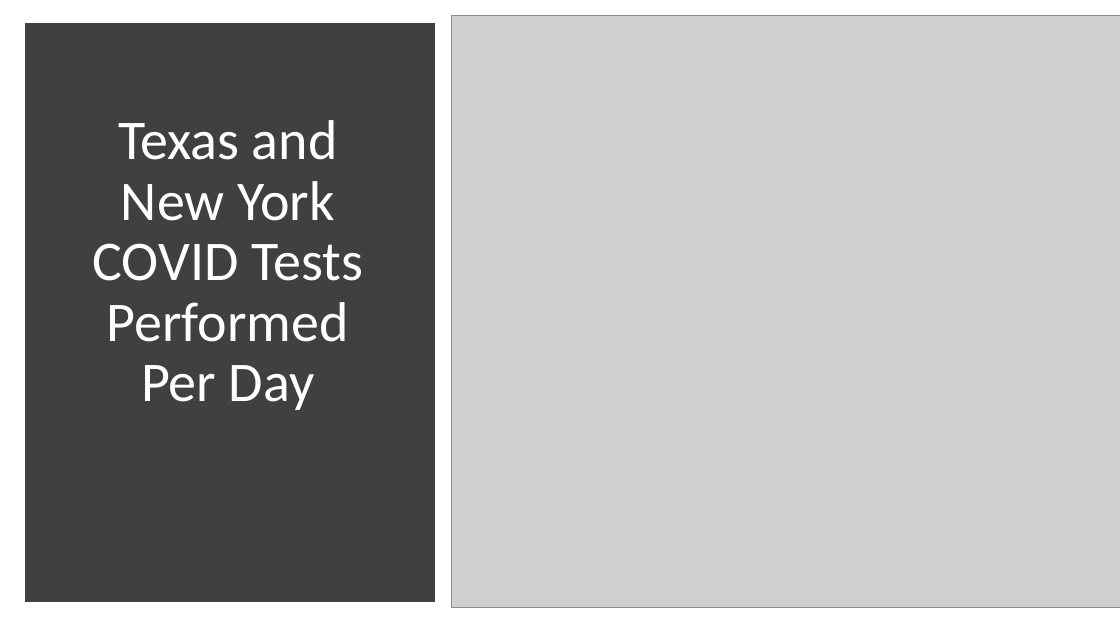
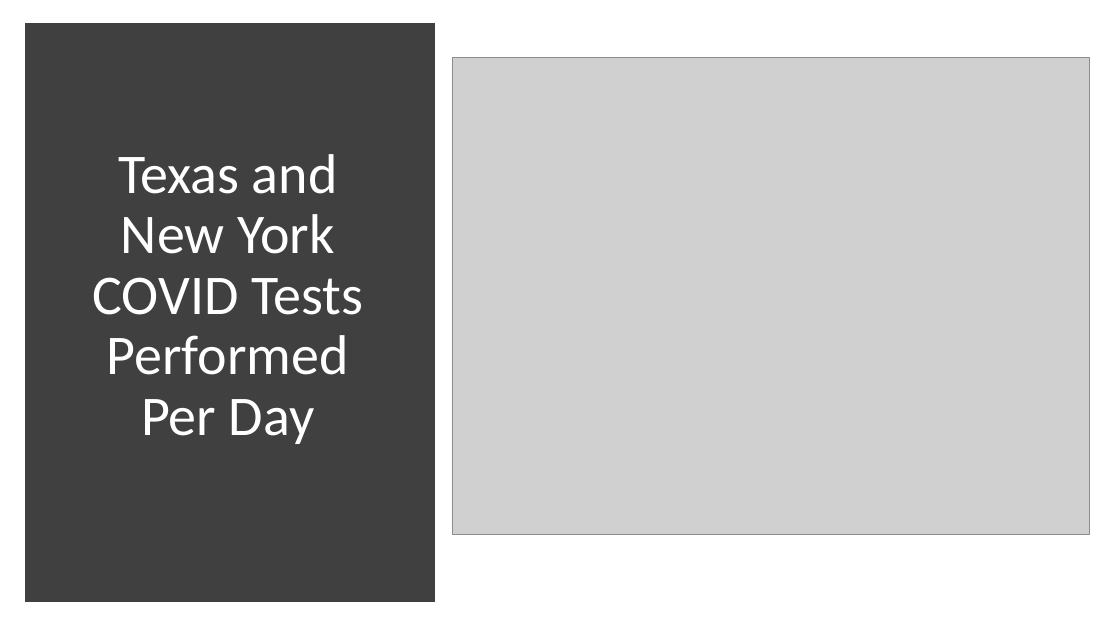
Before and after one commit to tiaortega/Group_4_Project_1, a slide deck: slide 12 of Group 4 Project 1.pptx (slide 11 before the commit). Drawn at 1120x630 pixels with LibreOffice and Linux fonts; fonts in the diff are those of the drawing; grey boxes stand for pictures. Boxes give left, top, right and bottom in pixels: in the first picture for what was removed or moved away, otherwise in the second. Text is boxed around its words. In the diff, an @@ line names an element or a change of style, - is before the commit and + after.

```diff
--- a/Group 4 Project 1.pptx
+++ b/Group 4 Project 1.pptx
@@ picture: place and size @@
-picture at box(452, 16, 1120, 607)
+picture at box(452, 58, 1089, 535)
@@ text "Texas and New York COVID ...": place and size @@
-text "Texas and New York COVID ..." at box(93, 120, 363, 410)
+text "Texas and New York COVID ..." at box(93, 154, 363, 444)
```
Also in this commit, not shown: 1 other slide changed, 1 slide added.
